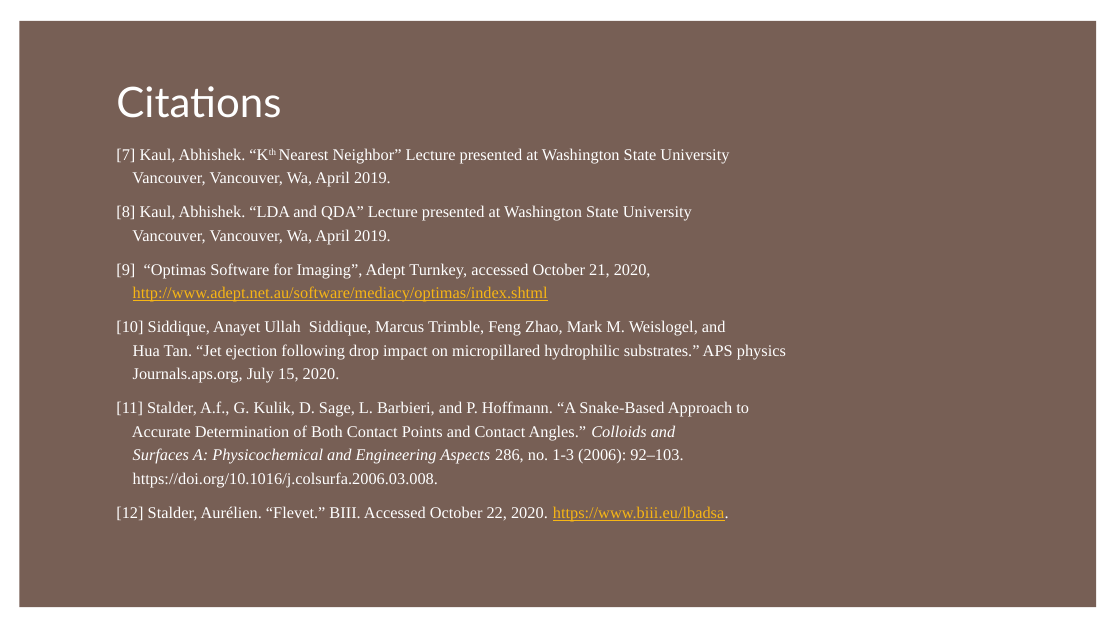
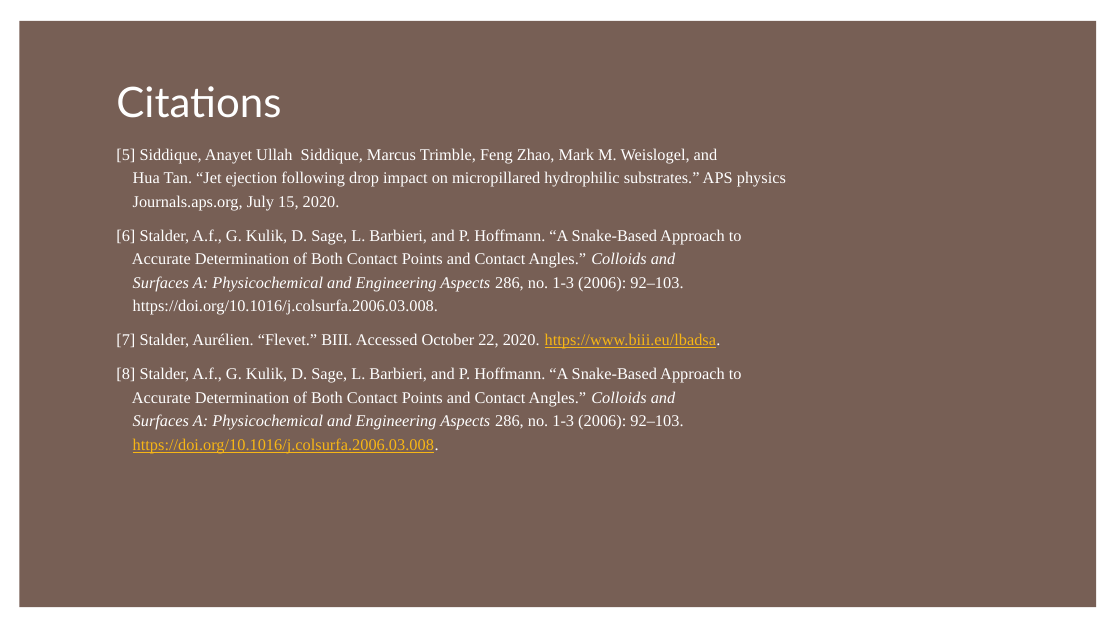
Before and after one commit to IFDL-WSU/Viscous-Droplet-Impact, a slide deck: slide 15 of Final Presentation/MECH417_Team4_FinalPresentation.pptx. Drawn at 1120x630 pixels with LibreOffice and Linux fonts; fonts in the diff are those of the drawing. Boxes give left, top, right and bottom in pixels: in the first picture for what was removed or moved away, otherwise in the second. Text is boxed around its words. In the diff, an @@ line names an element or a change of style, - is before the commit and + after.

Commit message:
Update Presentation Citations
Updated In-text Citations
Updated Citations Section
Added IEE Standard Number

```diff
--- a/Final Presentation/MECH417_Team4_FinalPresentation.pptx
+++ b/Final Presentation/MECH417_Team4_FinalPresentation.pptx
@@ text at (116, 148, 786, 454): text changed @@
-[7] Kaul, Abhishek. “Kth Nearest Neighbor” Lecture presented at Washington State University
-Vancouver, Vancouver, Wa, April 2019.
-[8] Kaul, Abhishek. “LDA and QDA” Lecture presented at Washington State University
-Vancouver, Vancouver, Wa, April 2019.
-[9] “Optimas Software for Imaging”, Adept Turnkey, accessed October 21, 2020,
-http://www.adept.net.au/software/mediacy/optimas/index.shtml
-[10] Siddique, Anayet Ullah Siddique, Marcus Trimble, Feng Zhao, Mark M. Weislogel, and
-Hua Tan. “Jet ejection following drop impact on micropillared hydrophilic substrates.” APS physics
-Journals.aps.org, July 15, 2020.
-[11] Stalder, A.f., G. Kulik, D. Sage, L. Barbieri, and P. Hoffmann. “A Snake-Based Approach to
-Accurate Determination of Both Contact Points and Contact Angles.” Colloids and
-Surfaces A: Physicochemical and Engineering Aspects 286, no. 1-3 (2006): 92–103.
-https://doi.org/10.1016/j.colsurfa.2006.03.008.
-[12] Stalder, Aurélien. “Flevet.” BIII. Accessed October 22, 2020. https://www.biii.eu/lbadsa.
+[5] Siddique, Anayet Ullah Siddique, Marcus Trimble, Feng Zhao, Mark M. Weislogel, and
+Hua Tan. “Jet ejection following drop impact on micropillared hydrophilic substrates.” APS physics
+Journals.aps.org, July 15, 2020.
+[6] Stalder, A.f., G. Kulik, D. Sage, L. Barbieri, and P. Hoffmann. “A Snake-Based Approach to
+Accurate Determination of Both Contact Points and Contact Angles.” Colloids and
+Surfaces A: Physicochemical and Engineering Aspects 286, no. 1-3 (2006): 92–103.
+https://doi.org/10.1016/j.colsurfa.2006.03.008.
+[7] Stalder, Aurélien. “Flevet.” BIII. Accessed October 22, 2020. https://www.biii.eu/lbadsa.
+[8] Stalder, A.f., G. Kulik, D. Sage, L. Barbieri, and P. Hoffmann. “A Snake-Based Approach to
+Accurate Determination of Both Contact Points and Contact Angles.” Colloids and
+Surfaces A: Physicochemical and Engineering Aspects 286, no. 1-3 (2006): 92–103.
+https://doi.org/10.1016/j.colsurfa.2006.03.008.
```
Also in this commit, not shown: 3 other slides changed, 1 slide removed.
